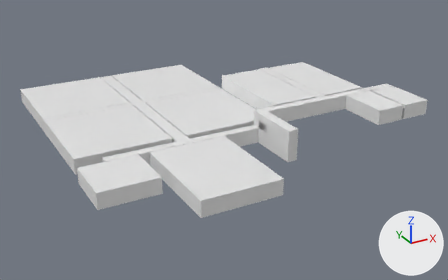
What one commit did to the FBX model Assets/TestMap/Stage2.fbx.
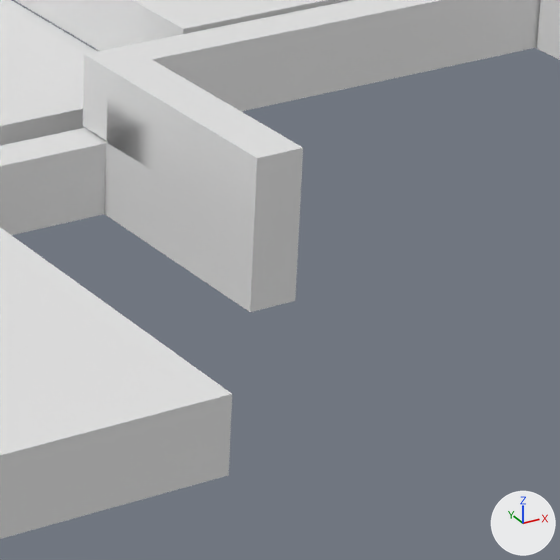
Each version is shown whole from a 50 mm camera at (-43.9, -138.7, 48.8) aimed at (13.1, -35.1, -3.0), then close up on the part from 53% to 78% of the width and 35% to 76% of the height. Arrows for +X, +Y and +Z are at lower right; the lights stay in place. Where no turn or scale is listed for an object, it has been applied to the vertices.

Script lines for the objects in view, before the commit:
```python
me_cube = bpy.data.meshes.new('Cube')
me_cube.from_pydata(...)  # 514 vertices, 510 faces; spans x -20.5..48.6, y -65.2..0.1, z -1.0..5.1
ob_stage2 = bpy.data.objects.new('Stage2', me_cube)
ob_stage2.location = (0.0, 0.0, 1.0)
```
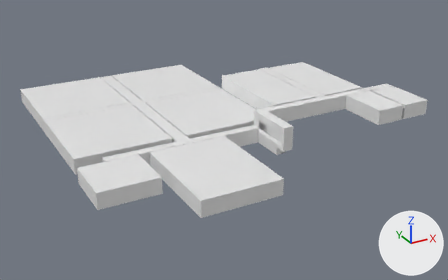
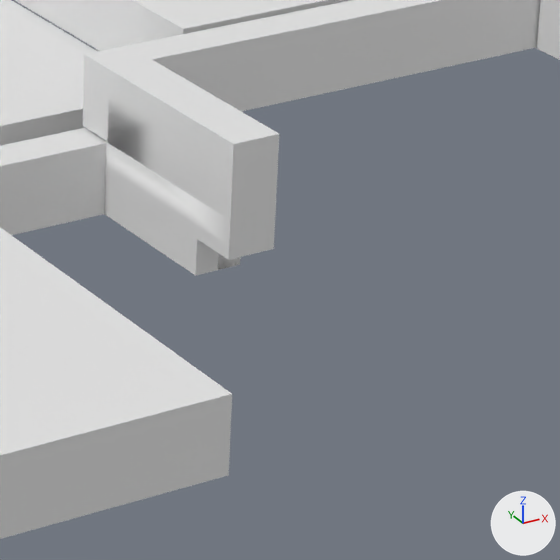
Pixel boxes (x1, y1, x2, y2) of what changed, in the close-ups (560 x 560 px):
part 1 of me_cube, cut back
    before: (85, 45, 303, 312)
    after: (106, 88, 279, 276)

What changed in the scene script:
```text
Change me_cube:
    used by ob_stage2; location = (0.0, 0.0, 1.0)
    remove me_cube.from_pydata(...)  # 514 vertices, 510 faces; spans x -20.5..48.6, y -65.2..0.1, z -1.0..5.1
    add me_cube.from_pydata(...)  # 490 vertices, 489 faces; spans x -20.5..48.6, y -65.2..0.1, z -1.0..5.1
    me_cube part 1: 10 vertices moved from x 15.1..17.1, y -55.3, z -1.0..5.1 to x 15.1..17.1, y -53.8..-51.7, z -1.0..5.1; 34 vertices removed from x 15.1..17.1, y -55.3..-43.5, z -1.0..5.1; 10 vertices added at x 15.1..17.1, y -53.8..-48.7, z 0.5..2.0
```
